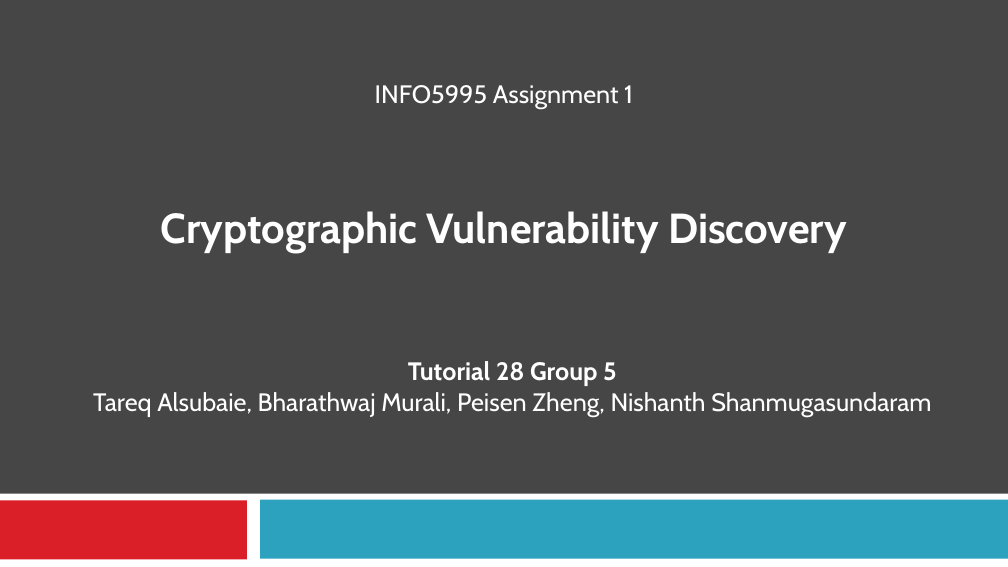
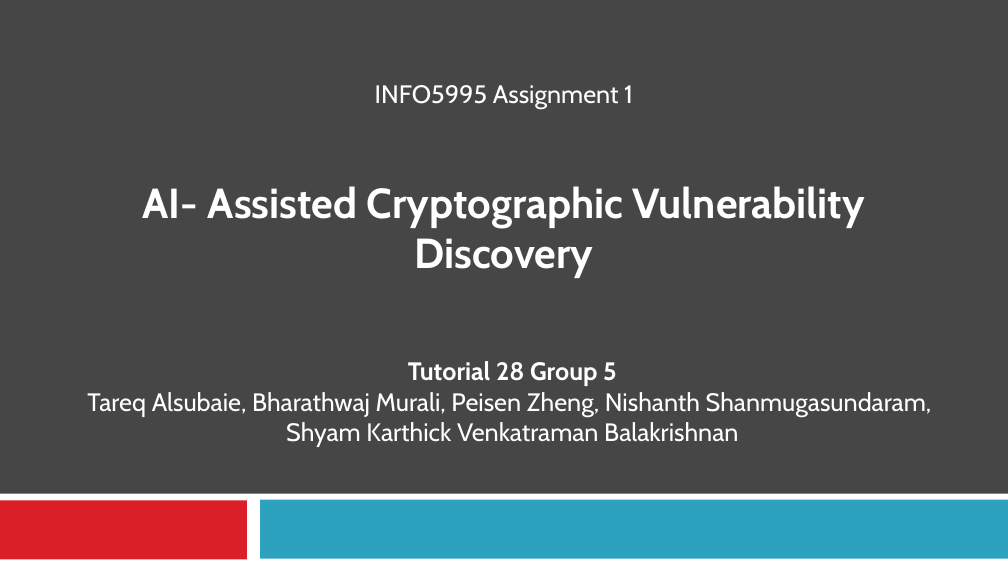
Before and after one commit to TareqAlsubaie/INFO5995-A1, a slide deck: slide 1 of Presentation/Assignment1_Presentation.pptx. Drawn at 1008x567 pixels with LibreOffice and Linux fonts; fonts in the diff are those of the drawing. Boxes give left, top, right and bottom in pixels: in the first picture for what was removed or moved away, otherwise in the second. Text is boxed around its words. In the diff, an @@ line names an element or a change of style, - is before the commit and + after.

Commit message:
presentation

```diff
--- a/Presentation/Assignment1_Presentation.pptx
+++ b/Presentation/Assignment1_Presentation.pptx
@@ text at [143, 186, 865, 278]: text changed @@
-Cryptographic Vulnerability Discovery
+AI- Assisted Cryptographic Vulnerability Discovery
@@ text at [87, 392, 932, 447]: text changed @@
-Tareq Alsubaie, Bharathwaj Murali, Peisen Zheng, Nishanth Shanmugasundaram
+Tareq Alsubaie, Bharathwaj Murali, Peisen Zheng, Nishanth Shanmugasundaram,
+Shyam Karthick Venkatraman Balakrishnan
```
